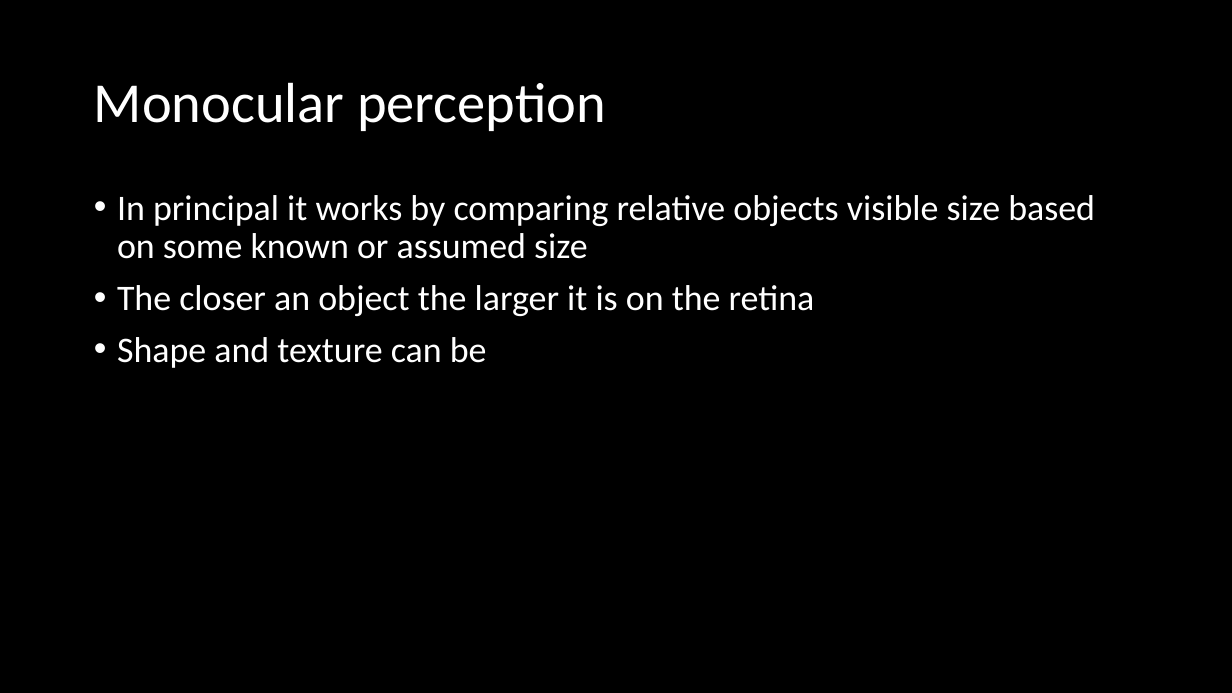
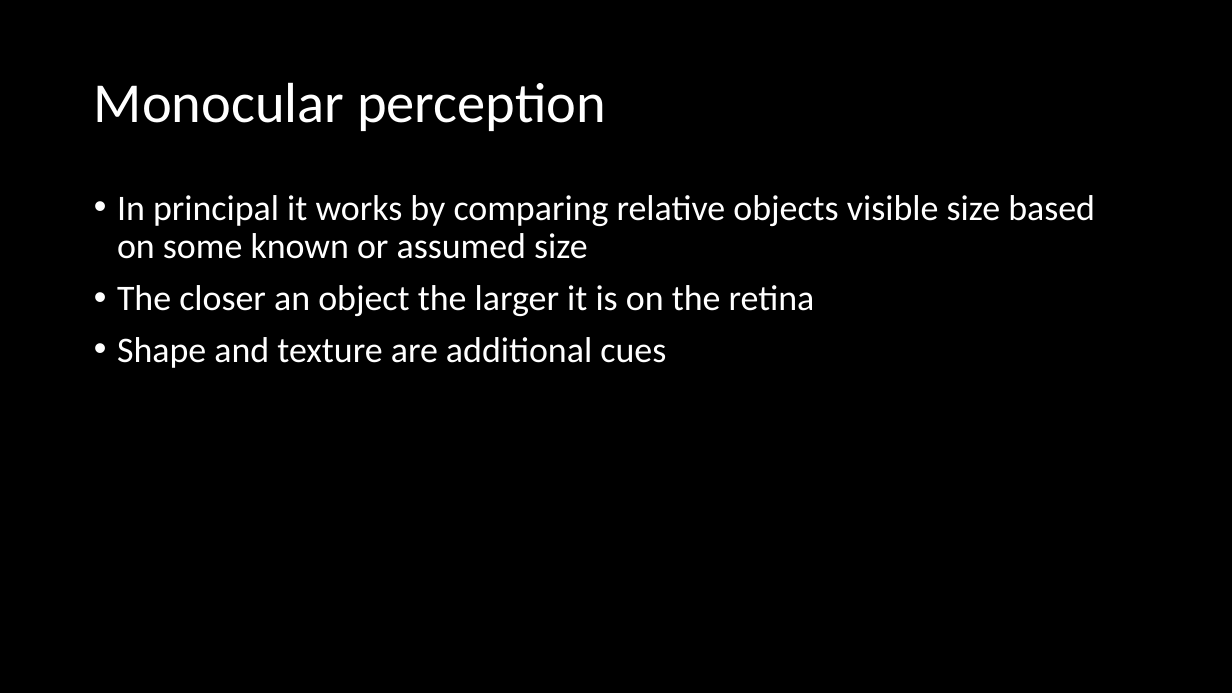
Before and after one commit to haelmic3/Graphics2, a slide deck: slide 5 of slides/Chapter 6.pptx (slide 6 before the commit). Drawn at 1232x693 pixels with LibreOffice and Linux fonts; fonts in the diff are those of the drawing. Boxes give left, top, right and bottom in pixels: in the first picture for what was removed or moved away, otherwise in the second. Text is boxed around its words. In the diff, an @@ line names an element or a change of style, - is before the commit and + after.

```diff
--- a/slides/Chapter 6.pptx
+++ b/slides/Chapter 6.pptx
@@ text at (x1=117, y1=337, x2=666, y2=368): text changed @@
-• Shape and texture can be
+• Shape and texture are additional cues
```
Also in this commit, not shown: 1 slide added.
